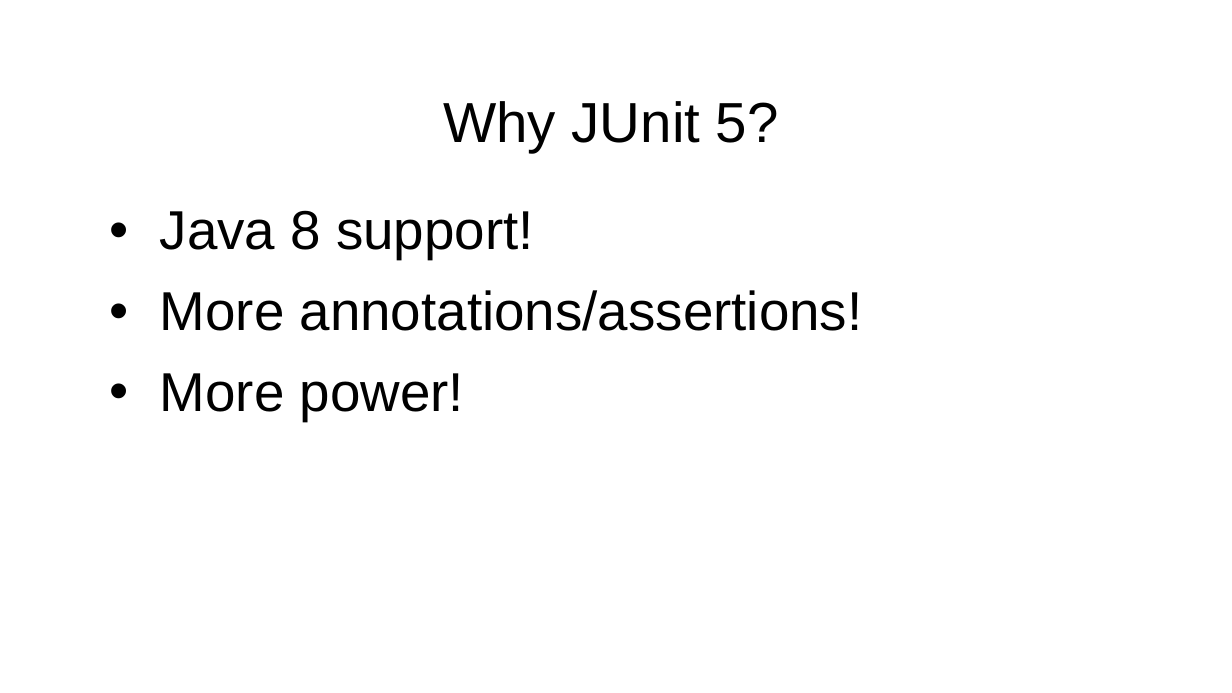
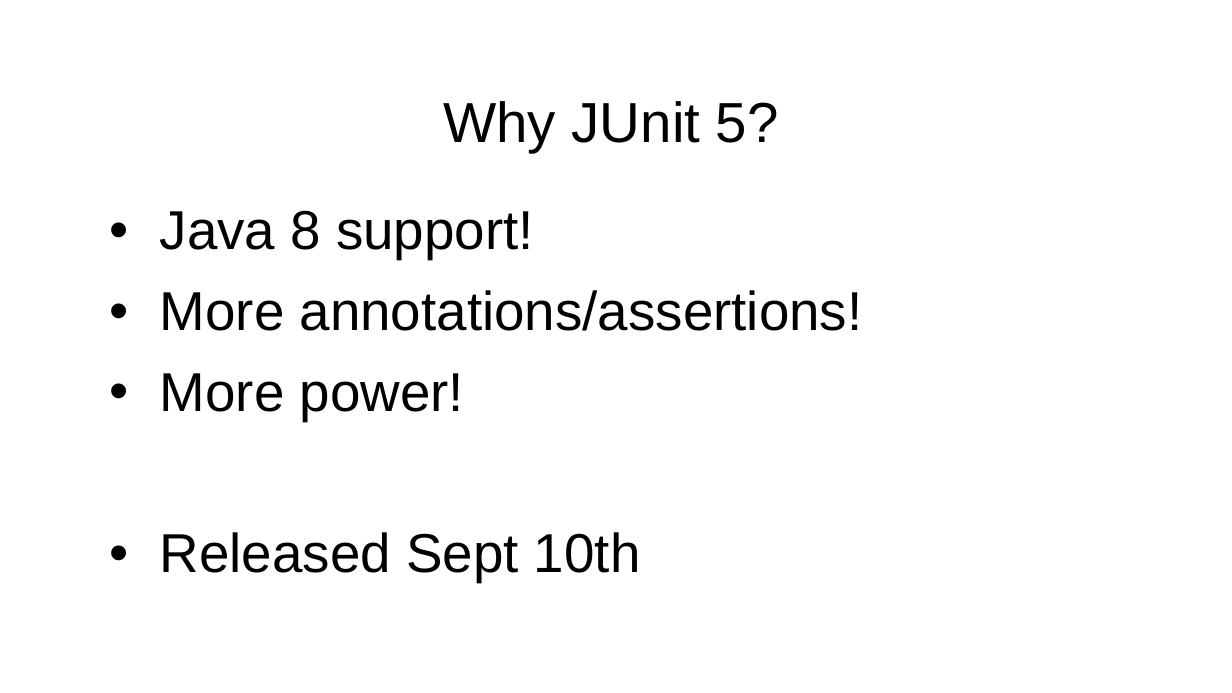
Before and after one commit to boyarsky/JavaOne2017-HOL-JUnit5, a slide deck: slide 3 of JUnit 5 HOL Intro Presentation.ppt. Drawn at 1232x693 pixels with LibreOffice and Linux fonts; fonts in the diff are those of the drawing; background and template pictures are left out. Boxes give left, top, right and bottom in pixels: in the first picture for what was removed or moved away, otherwise in the second. Text is boxed around its words. In the diff, an @@ line names an element or a change of style, - is before the commit and + after.

Commit message:
point to released version of junit 5

```diff
--- a/JUnit 5 HOL Intro Presentation.ppt
+++ b/JUnit 5 HOL Intro Presentation.ppt
@@ text at [160, 532, 641, 582]: paragraph added @@
+• Released Sept 10th
```
Also in this commit, not shown: 2 other files.
